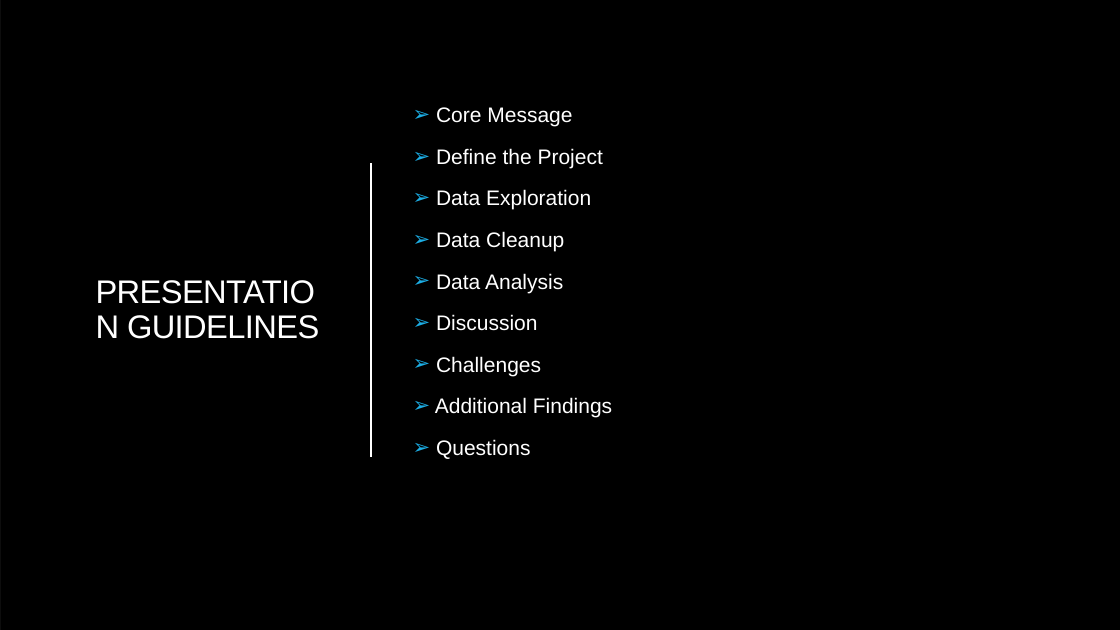
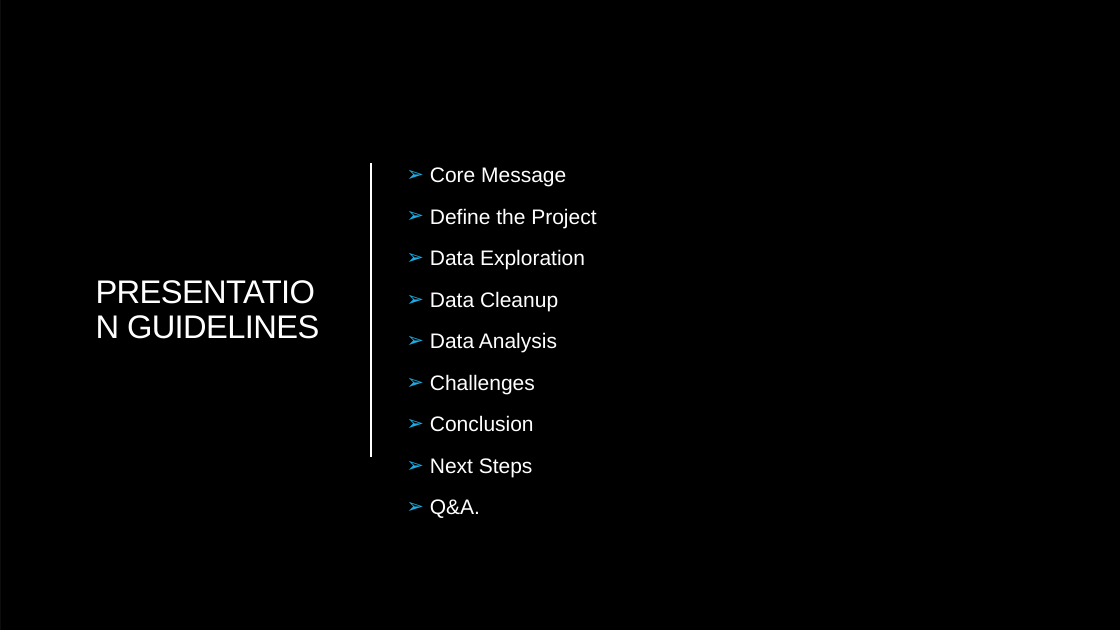
Before and after one commit to cbeachey/project1_influencers, a slide deck: slide 2 of Effects of Sugar Consumption.pptx. Drawn at 1120x630 pixels with LibreOffice and Linux fonts; fonts in the diff are those of the drawing. Boxes give left, top, right and bottom in pixels: in the first picture for what was removed or moved away, otherwise in the second. Text is boxed around its words. In the diff, an @@ line names an element or a change of style, - is before the commit and + after.

```diff
--- a/Effects of Sugar Consumption.pptx
+++ b/Effects of Sugar Consumption.pptx
@@ text "Core Message": place and size @@
-text "Core Message" at box(435, 107, 612, 459)
+text "Core Message" at box(430, 167, 596, 518)
@@ text at box(436, 314, 537, 331): paragraph removed @@
-➢ Discussion
@@ text at box(430, 415, 534, 518): text changed @@
-➢ Additional Findings
-➢ Questions
+➢ Conclusion
+➢ Next Steps
+➢ Q&A.
```
Also in this commit, not shown: 13 other slides changed, 3 slides removed.
